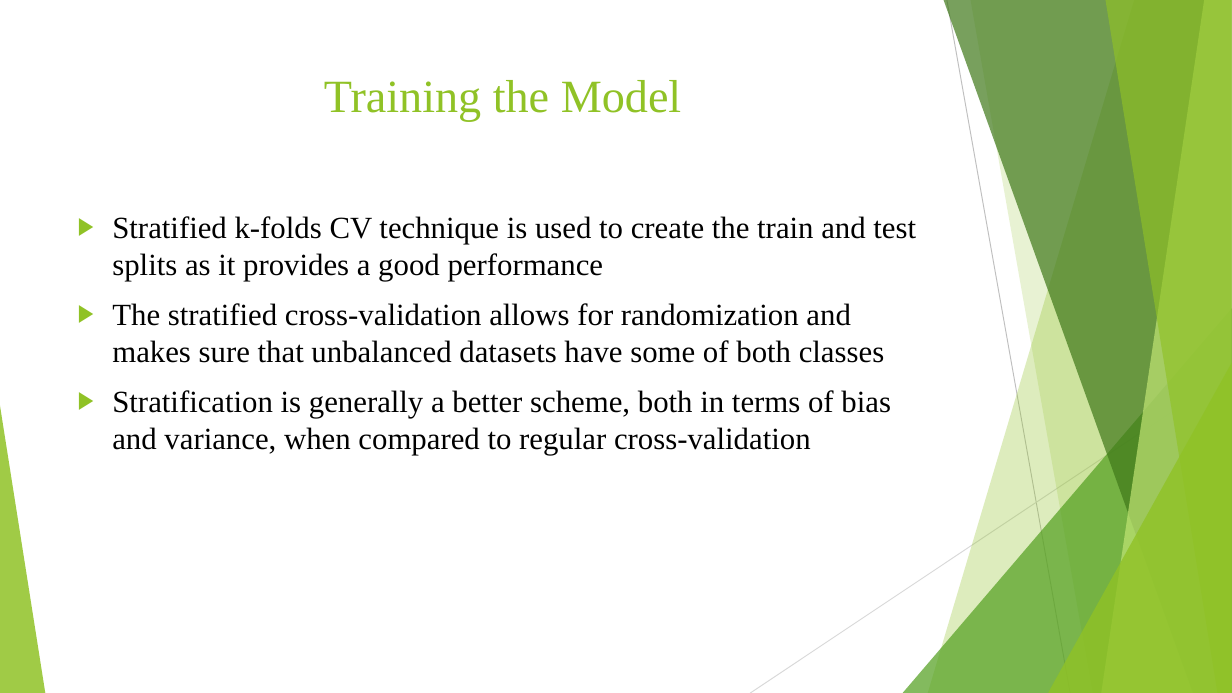
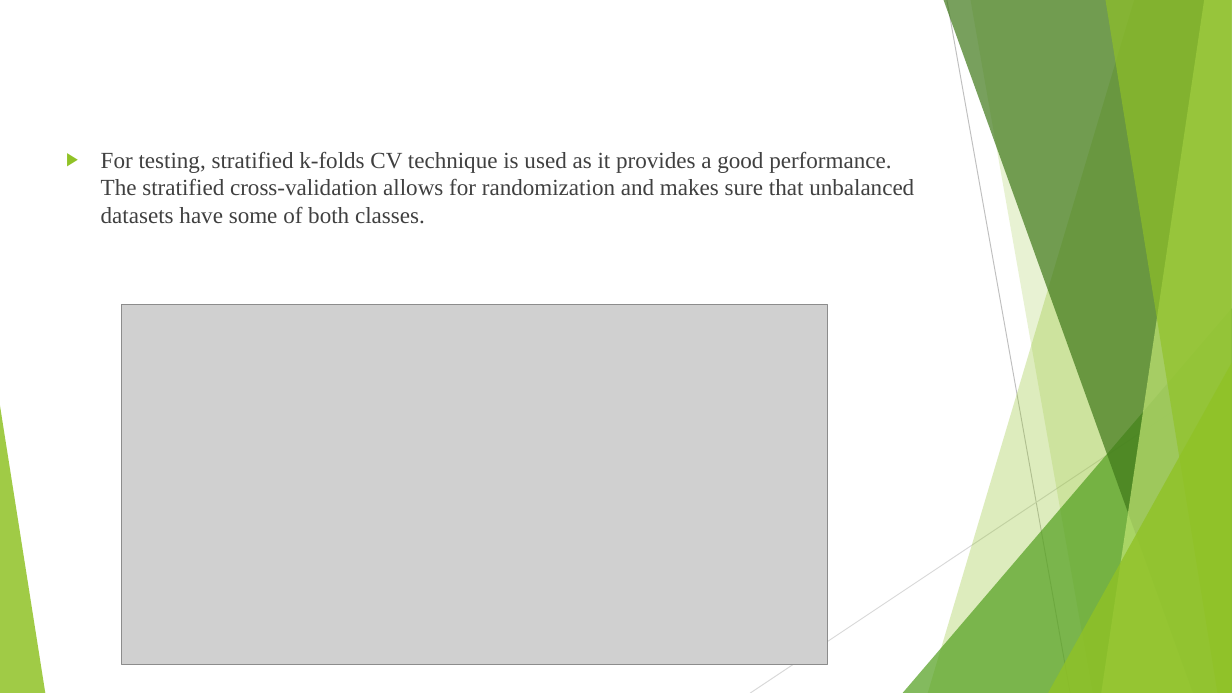
Before and after one commit to aishwaryasoni1991/Question_Type_Classification, a slide deck: slide 23 of Project Deck.pptx (slide 29 before the commit). Drawn at 1232x693 pixels with LibreOffice and Linux fonts; fonts in the diff are those of the drawing; grey boxes stand for pictures. Boxes give left, top, right and bottom in pixels: in the first picture for what was removed or moved away, otherwise in the second. Text is boxed around its words. In the diff, an @@ line names an element or a change of style, - is before the commit and + after.

```diff
--- a/Project Deck.pptx
+++ b/Project Deck.pptx
@@ title removed at [324, 80, 682, 121] @@
-Training the Model
@@ text at [101, 151, 914, 224]: text changed; size 24 to 18 pt; text colour #000000 to #404040 @@
-▶ Stratified k-folds CV technique is used to create the train and test splits as it provides a good performance
-▶ The stratified cross-validation allows for randomization and makes sure that unbalanced datasets have some of both classes
-▶ Stratification is generally a better scheme, both in terms of bias and variance, when compared to regular cross-validation
+▶ For testing, stratified k-folds CV technique is used as it provides a good performance. The stratified cross-validation allows for randomization and makes sure that unbalanced datasets have some of both classes.
@@ picture added at [122, 304, 827, 665] @@
```
Also in this commit, not shown: 30 other slides changed, 9 slides added, 12 slides removed, 9 other files.
